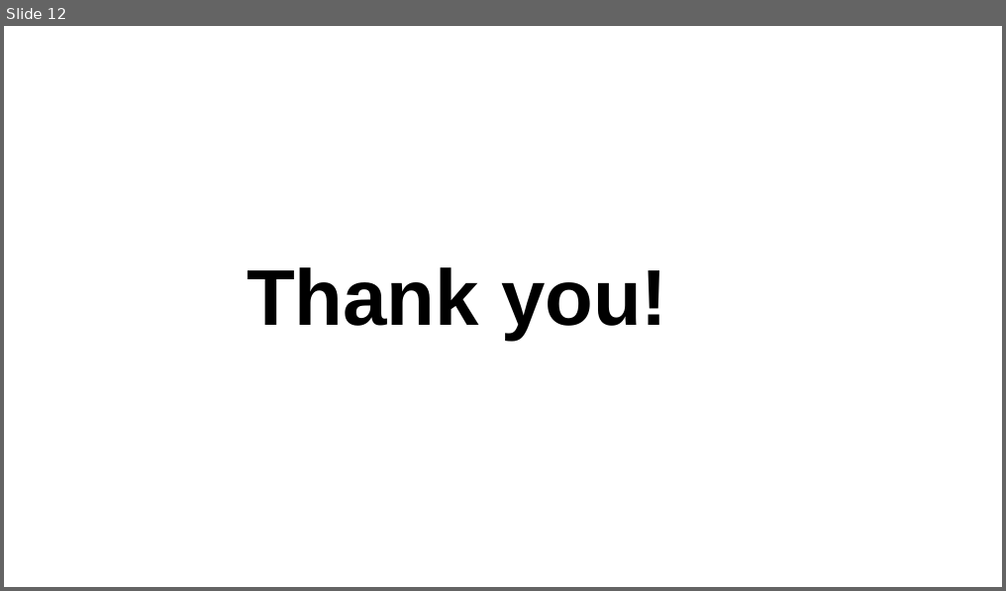
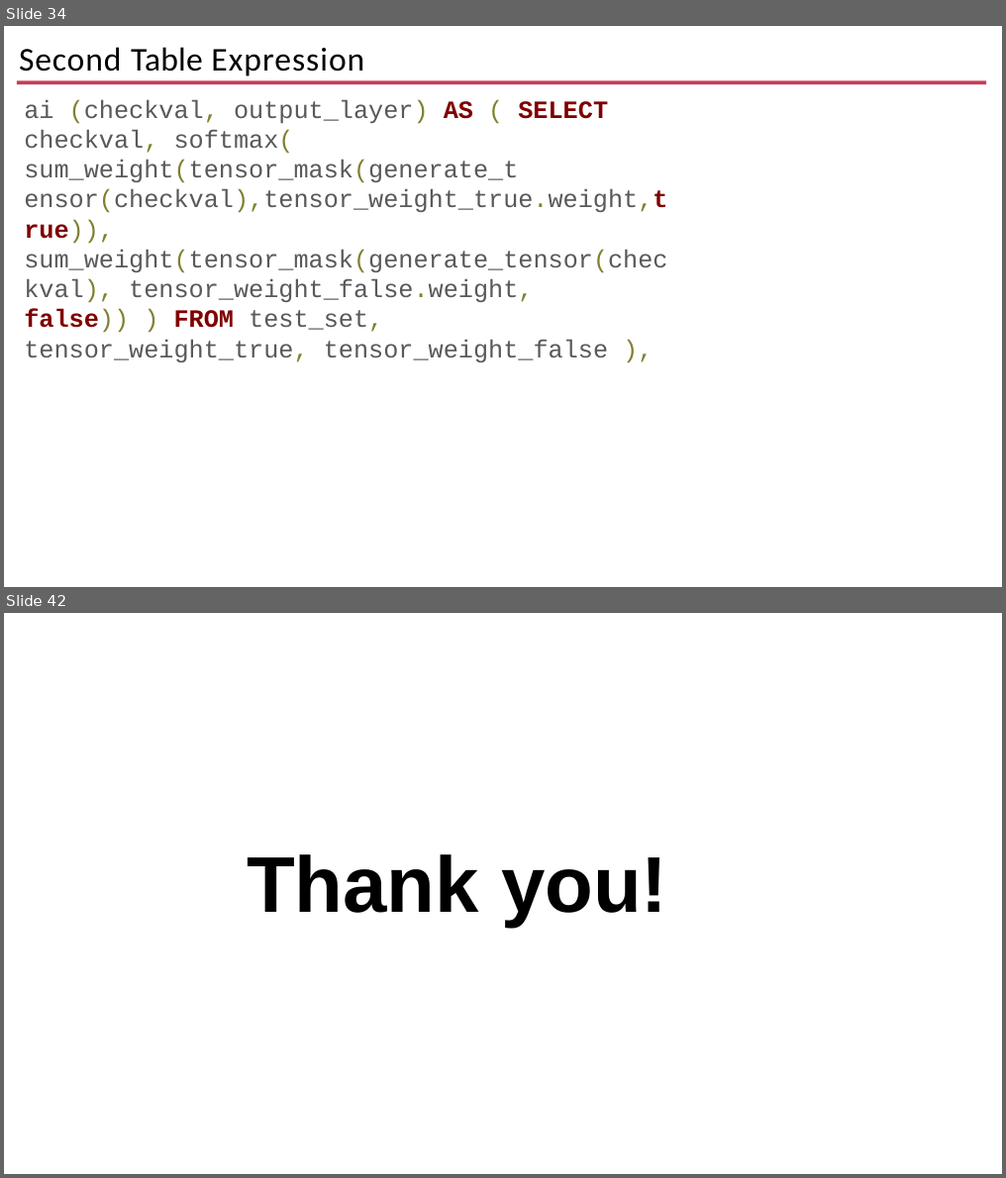
Before and after one commit to ibrarahmad/PostgreSQLTalks, a slide deck: Conferences/2022-Austin-Percona-Live/PL22-PostgreSQL-And-Artifical-Intelegence.pptx. Shown one above the other, each under a label of ours: slide 12 before the commit, slides 34 and 42 after it; the slides between them are not shown. The pictures are 1006x591 and 1006x1178 pixels, drawn with LibreOffice and Linux fonts; fonts in the diff are those of the drawing; background and template pictures are left out. Boxes give left, top, right and bottom in pixels: in the first picture for what was removed or moved away, otherwise in the second. Text is boxed around its words. In the diff, an @@ line names an element or a change of style, - is before the commit and + after.

```diff
--- a/Conferences/2022-Austin-Percona-Live/PL22-PostgreSQL-And-Artifical-Intelegence.pptx
+++ b/Conferences/2022-Austin-Percona-Live/PL22-PostgreSQL-And-Artifical-Intelegence.pptx
@@ slide 34 added at [4, 26, 1002, 587], background #FFFFFF @@
@@ title added at [19, 47, 364, 76], 32 pt, text #000000 @@
+Second Table Expression
@@ rectangle added at [17, 80, 987, 84], fill #C93D58 @@
@@ text added at [24, 99, 667, 363], 24 pt, text #595959 @@
+ai (checkval, output_layer) AS ( SELECT checkval, softmax( sum_weight(tensor_mask(generate_t ensor(checkval),tensor_weight_true.weight,true)), sum_weight(tensor_mask(generate_tensor(checkval), tensor_weight_false.weight, false)) ) FROM test_set, tensor_weight_true, tensor_weight_false ),
@@ what was slide 12 is now slide 42 @@
```
Also in this commit, not shown: 11 slides changed, 29 other slides added.
